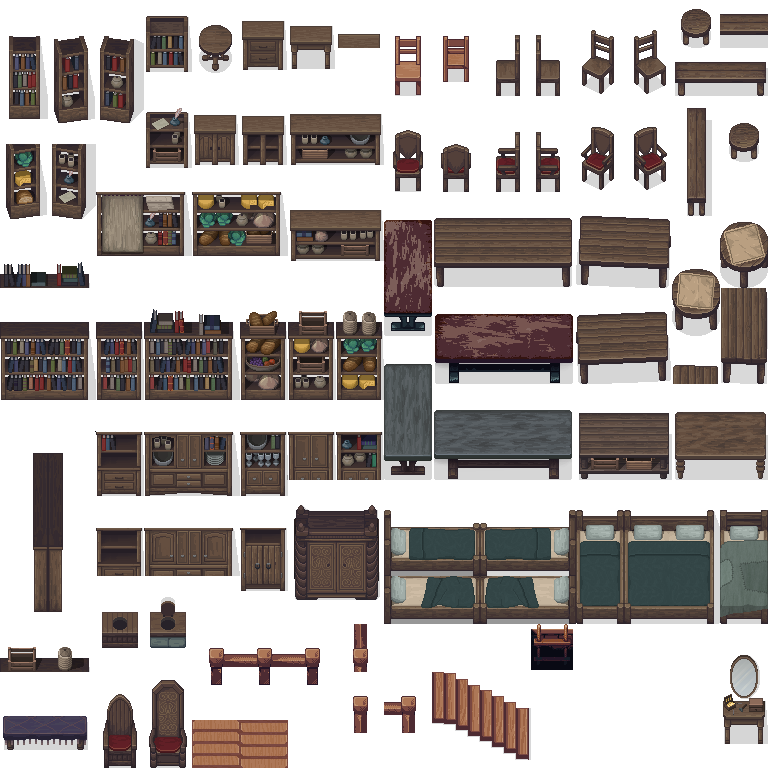
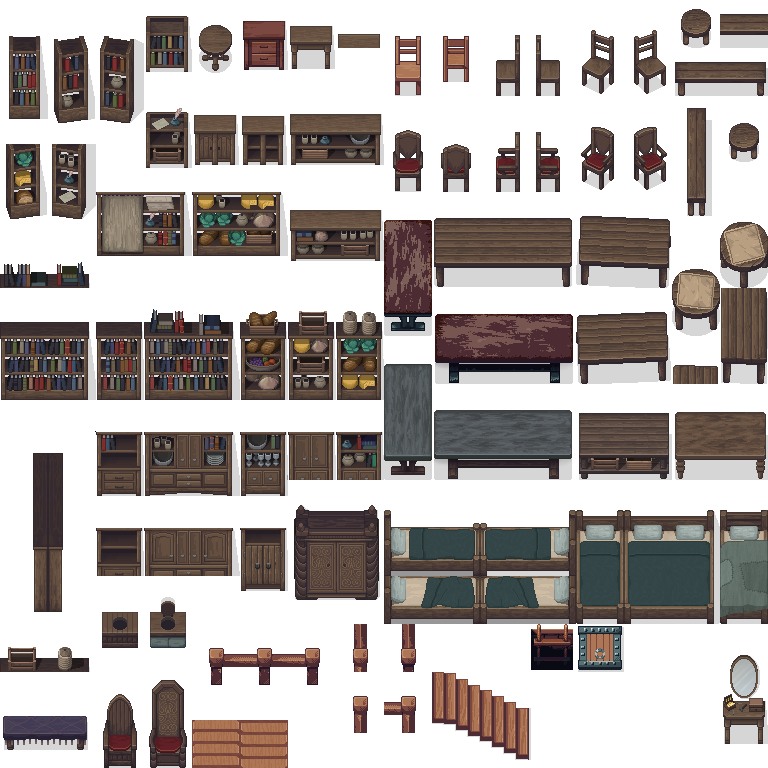
The second 768 × 768 image is a revision of the first. Changes to its layers:
added layer "Layer 6" above "Trapdoor" over [left=243, top=21, right=288, bottom=70]
added layer "Trapdoor" above "Layer 5" over [left=578, top=626, right=624, bottom=672]
painted on "Layer 3" over [left=401, top=624, right=416, bottom=672]
painted on "Layer 1" over [left=242, top=21, right=287, bottom=70]